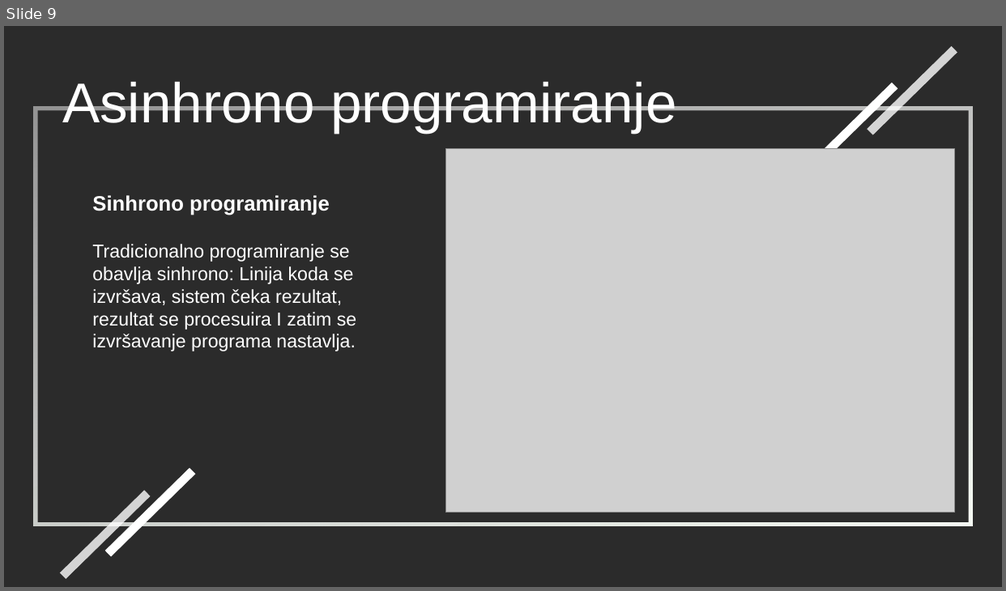
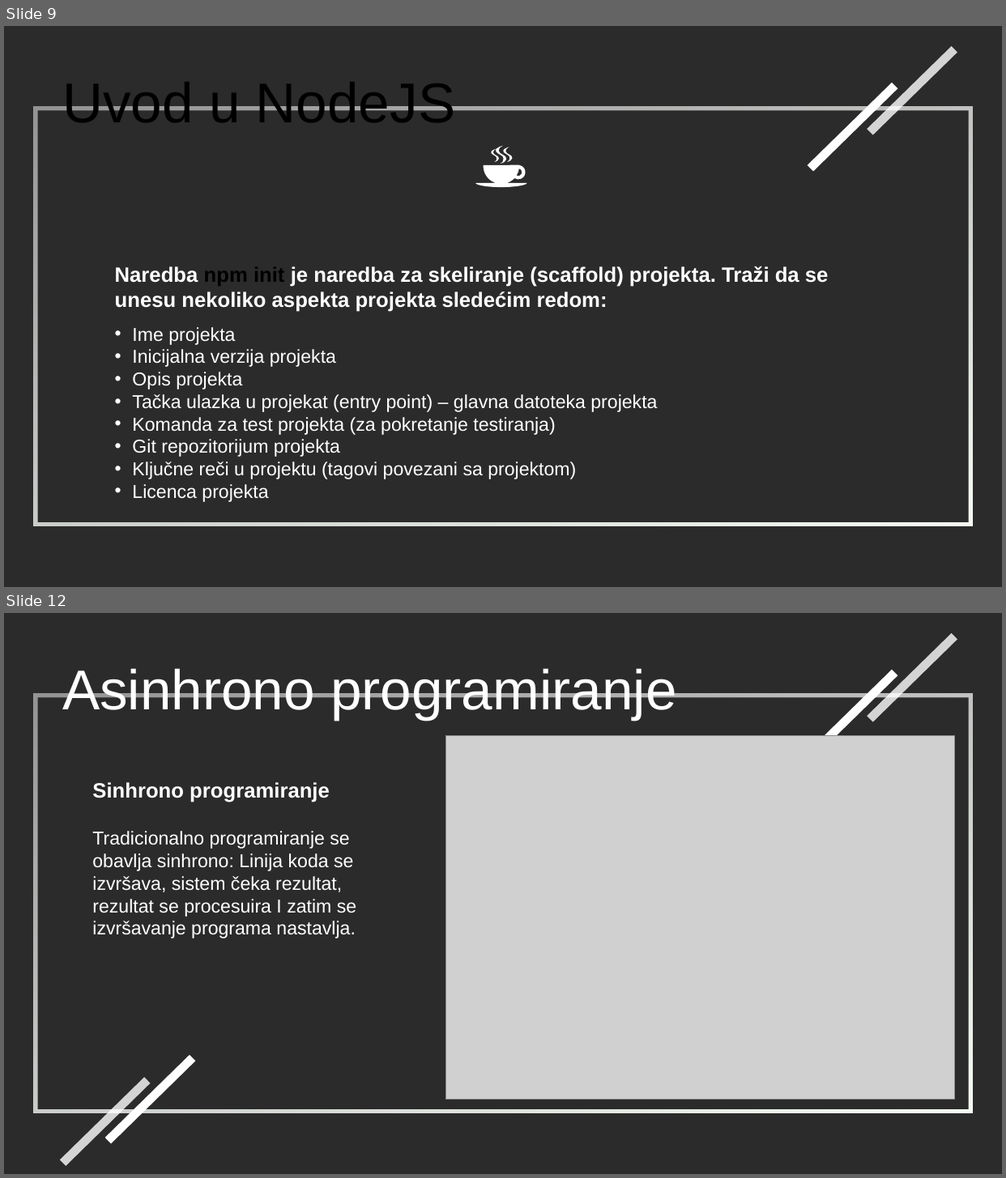
Before and after one commit to stefoverflow/NaperdnoSoftverskoInzenjerstvo, a slide deck: prezentacija.odp. Shown one above the other, each under a label of ours: slide 9 before the commit, slides 9 and 12 after it; the slides between them are not shown. The pictures are 1006x591 and 1006x1178 pixels, drawn with LibreOffice and Linux fonts; fonts in the diff are those of the drawing; grey boxes stand for pictures; background and template pictures are left out; a plain dark background stands for a picture behind light text. Boxes give left, top, right and bottom in pixels: in the first picture for what was removed or moved away, otherwise in the second. Text is boxed around its words. In the diff, an @@ line names an element or a change of style, - is before the commit and + after.

```diff
--- a/prezentacija.odp
+++ b/prezentacija.odp
@@ slide 9 added at (x1=4, y1=26, x2=1002, y2=587), background picture (left out) @@
@@ rectangle added at (x1=867, y1=46, x2=957, y2=135), fill #FFFFFF at 80% opacity @@
@@ text added at (x1=62, y1=82, x2=455, y2=122), 54 pt, text #000000 @@
+Uvod u NodeJS
@@ rectangle added at (x1=808, y1=83, x2=897, y2=171), fill #FFFFFF @@
@@ frame added at (x1=34, y1=107, x2=973, y2=526), fill gradient #F8FDF6 to #FFFFFF @@
@@ freeform shape added at (x1=475, y1=146, x2=527, y2=188), fill #FFFFFF @@
@@ text added at (x1=115, y1=267, x2=829, y2=312), 20 pt, text #FFFFFF, bold @@
+Naredba npm init je naredba za skeliranje (scaffold) projekta. Traži da se unesu nekoliko aspekta projekta sledećim redom:
@@ text added at (x1=132, y1=327, x2=657, y2=502), 18 pt, text #FFFFFF @@
+• Ime projekta
+• Inicijalna verzija projekta
+• Opis projekta
+• Tačka ulazka u projekat (entry point) – glavna datoteka projekta
+• Komanda za test projekta (za pokretanje testiranja)
+• Git repozitorijum projekta
+• Ključne reči u projektu (tagovi povezani sa projektom)
+• Licenca projekta
@@ what was slide 9 is now slide 12 @@
```
Also in this commit, not shown: 22 slides changed, 2 other slides added, 4 other files.
